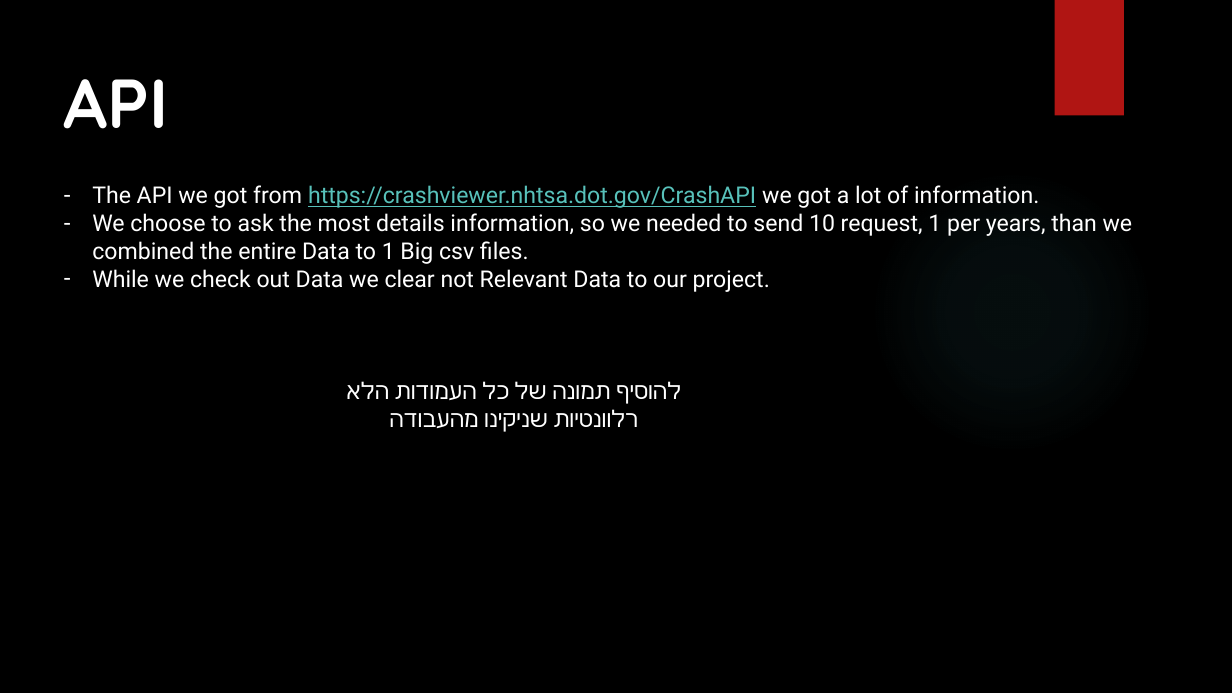
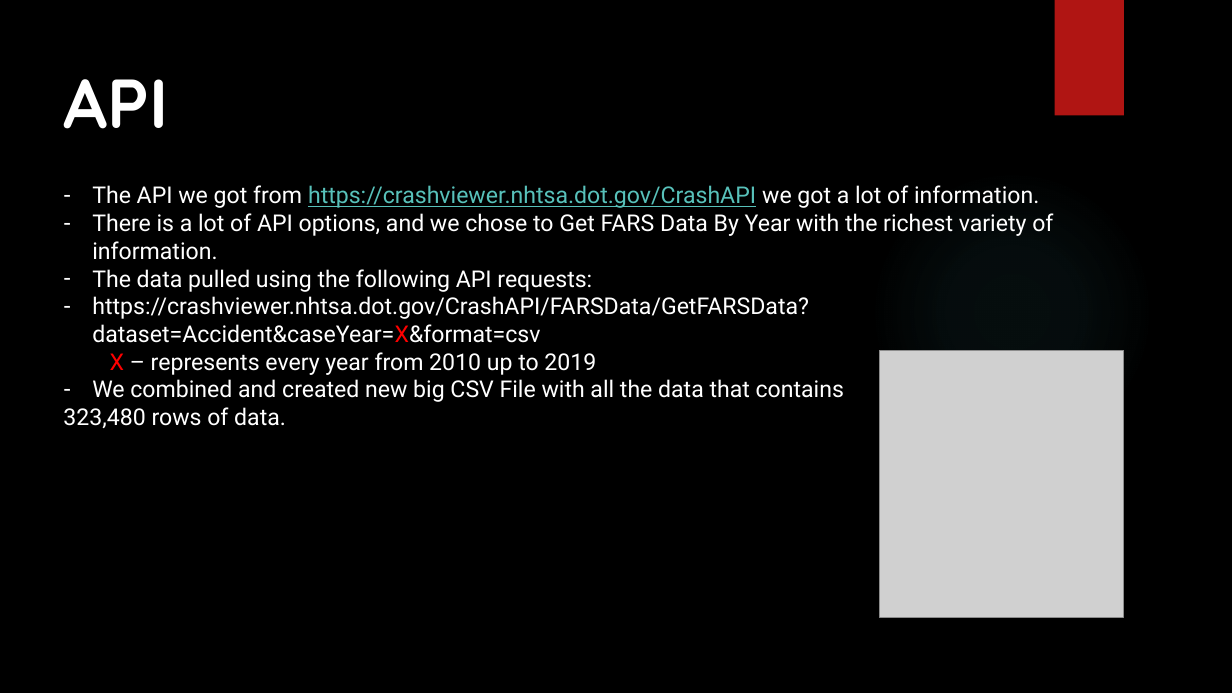
Before and after one commit to danprophet/dataScience, a slide deck: slide 5 of documents/Car Accidents Project.pptx. Drawn at 1232x693 pixels with LibreOffice and Linux fonts; fonts in the diff are those of the drawing; grey boxes stand for pictures; background and template pictures are left out. Boxes give left, top, right and bottom in pixels: in the first picture for what was removed or moved away, otherwise in the second. Text is boxed around its words. In the diff, an @@ line names an element or a change of style, - is before the commit and + after.

Commit message:
Update git with all relevant data.

```diff
--- a/documents/Car Accidents Project.pptx
+++ b/documents/Car Accidents Project.pptx
@@ text at [63, 213, 1053, 428]: text changed @@
-– We choose to ask the most details information, so we needed to send 10 request, 1 per years, than we combined the entire Data to 1 Big csv files.
-– While we check out Data we clear not Relevant Data to our project.
+– There is a lot of API options, and we chose to Get FARS Data By Year with the richest variety of information.
+– The data pulled using the following API requests:
+– https://crashviewer.nhtsa.dot.gov/CrashAPI/FARSData/GetFARSData?dataset=Accident&caseYear=X&format=csv
+X – represents every year from 2010 up to 2019
+– We combined and created new big CSV File with all the data that contains
+323,480 rows of data.
@@ picture added at [880, 350, 1125, 617] @@
@@ text removed at [554, 381, 681, 427] @@
-להוסיף תמונה של כל העמודות הלא רלוונטיות שניקינו מהעבודה
```
Also in this commit, not shown: 2 other slides changed, 1 slide added, 1 slide removed, 16 other files.
